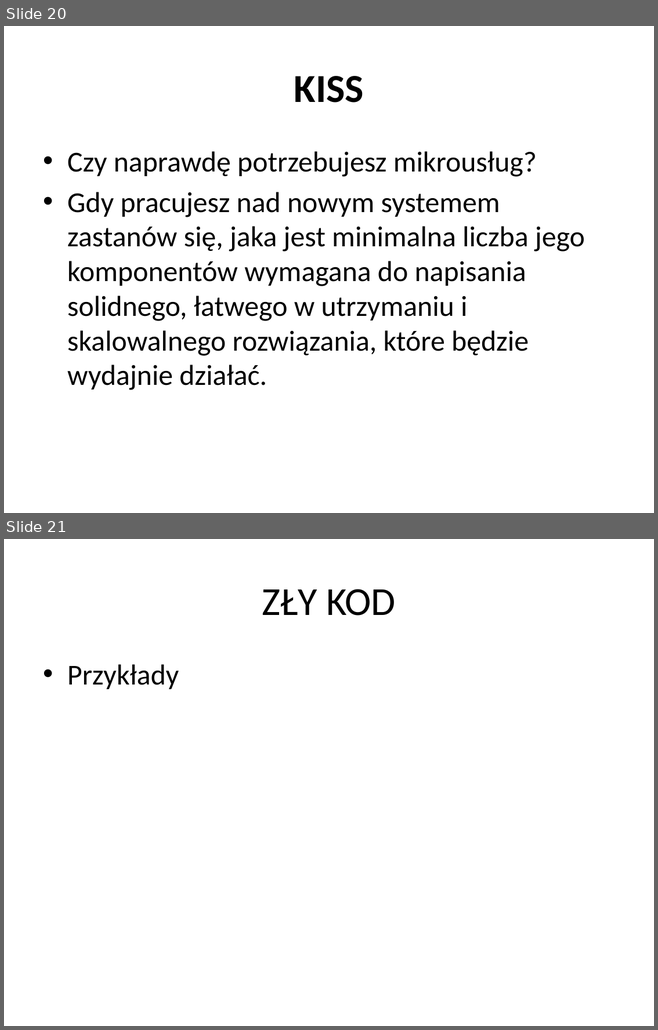
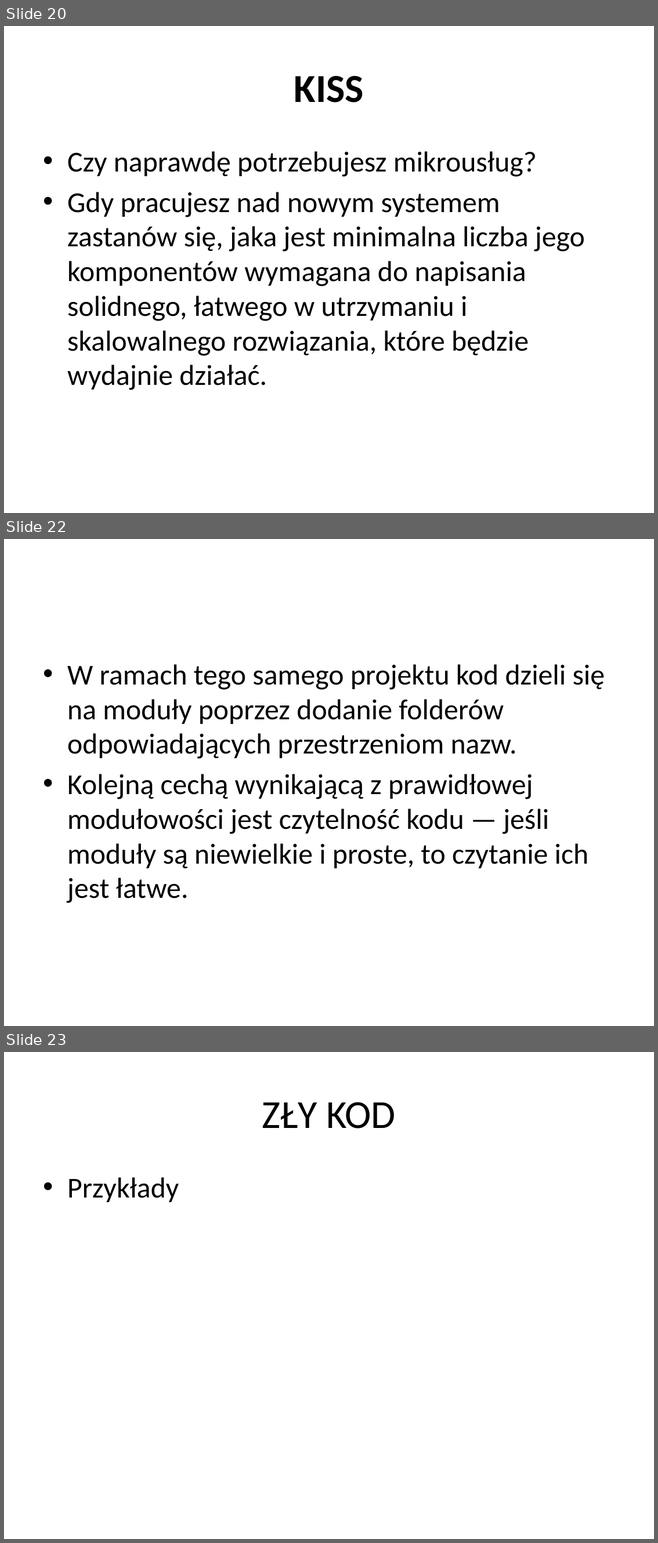
Before and after one commit to vantale/SOLID, a slide deck: CleanCode/Docs/Wprowadzenie do SOLID&CleanCode.pptx. Shown one above the other, each under a label of ours: slides 20 and 21 before the commit, slides 20, 22 and 23 after it; the slides between them are not shown. The pictures are 658x1030 and 658x1543 pixels, drawn with LibreOffice and Linux fonts; fonts in the diff are those of the drawing. Boxes give left, top, right and bottom in pixels: in the first picture for what was removed or moved away, otherwise in the second. Text is boxed around its words. In the diff, an @@ line names an element or a change of style, - is before the commit and + after.

```diff
--- a/CleanCode/Docs/Wprowadzenie do SOLID&CleanCode.pptx
+++ b/CleanCode/Docs/Wprowadzenie do SOLID&CleanCode.pptx
@@ slide 22 added at [4,539,654,1026], background #FFFFFF @@
@@ text added at [67,664,605,903], 32 pt, text #000000 @@
+• W ramach tego samego projektu kod dzieli się na moduły poprzez dodanie folderów odpowiadających przestrzeniom nazw.
+• Kolejną cechą wynikającą z prawidłowej modułowości jest czytelność kodu — jeśli moduły są niewielkie i proste, to czytanie ich jest łatwe.
@@ what was slide 21 is now slide 23 @@
```
Also in this commit, not shown: 2 slides changed, 9 other slides added.
